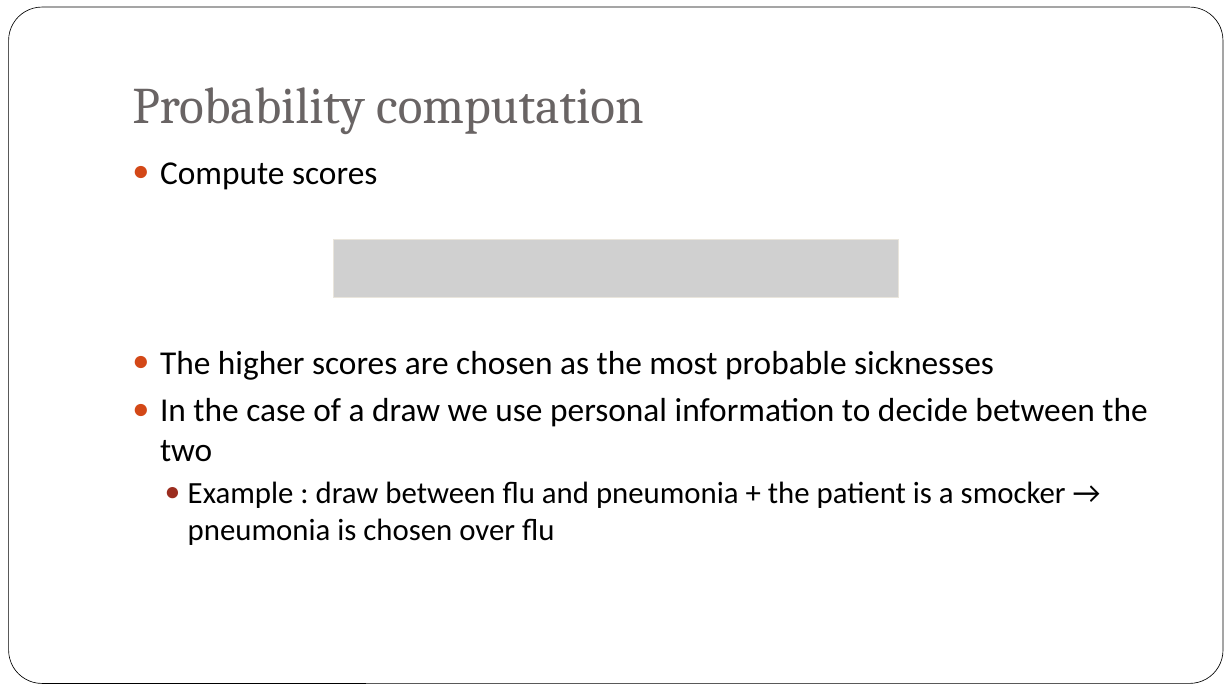
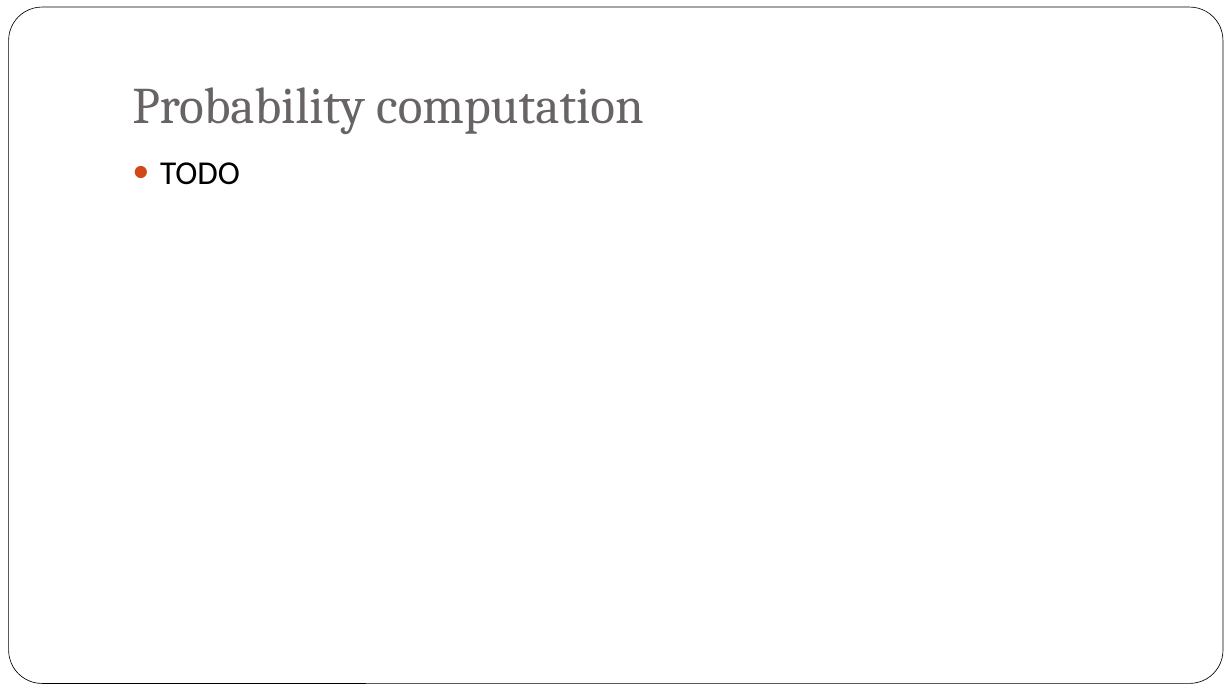
Before and after one commit to rsasov/DecisionSupportSystems, a slide deck: slide 9 of Health_Care_Bot.pptx (slide 12 before the commit). Drawn at 1232x693 pixels with LibreOffice and Linux fonts; fonts in the diff are those of the drawing; grey boxes stand for pictures; background and template pictures are left out. Boxes give left, top, right and bottom in pixels: in the first picture for what was removed or moved away, otherwise in the second. Text is boxed around its words. In the diff, an @@ line names an element or a change of style, - is before the commit and + after.

Commit message:
Final

```diff
--- a/Health_Care_Bot.pptx
+++ b/Health_Care_Bot.pptx
@@ text at [160,162,240,185]: text changed @@
-● Compute scores
-● The higher scores are chosen as the most probable sicknesses
-● In the case of a draw we use personal information to decide between the two
-  ● Example : draw between flu and pneumonia + the patient is a smocker → pneumonia is chosen over flu
+● TODO
@@ picture removed at [334,239,898,298] @@
```
Also in this commit, not shown: 4 other slides changed, 2 slides added, 5 slides removed.
